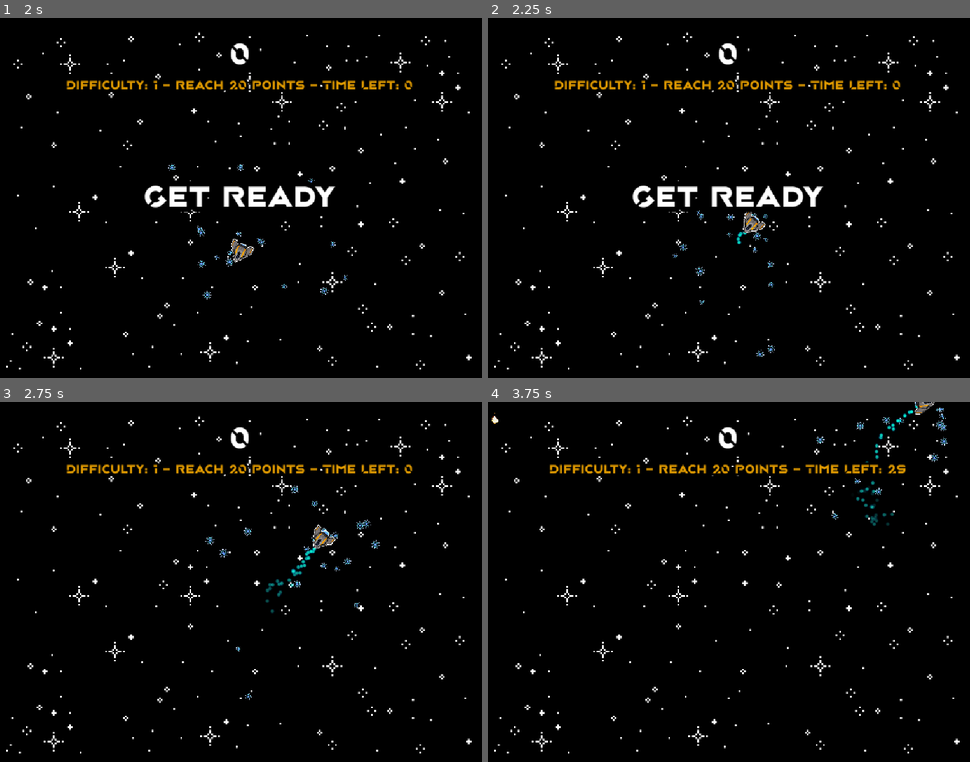
Above: before the commit, frames 1-4 (two rows, left to right).
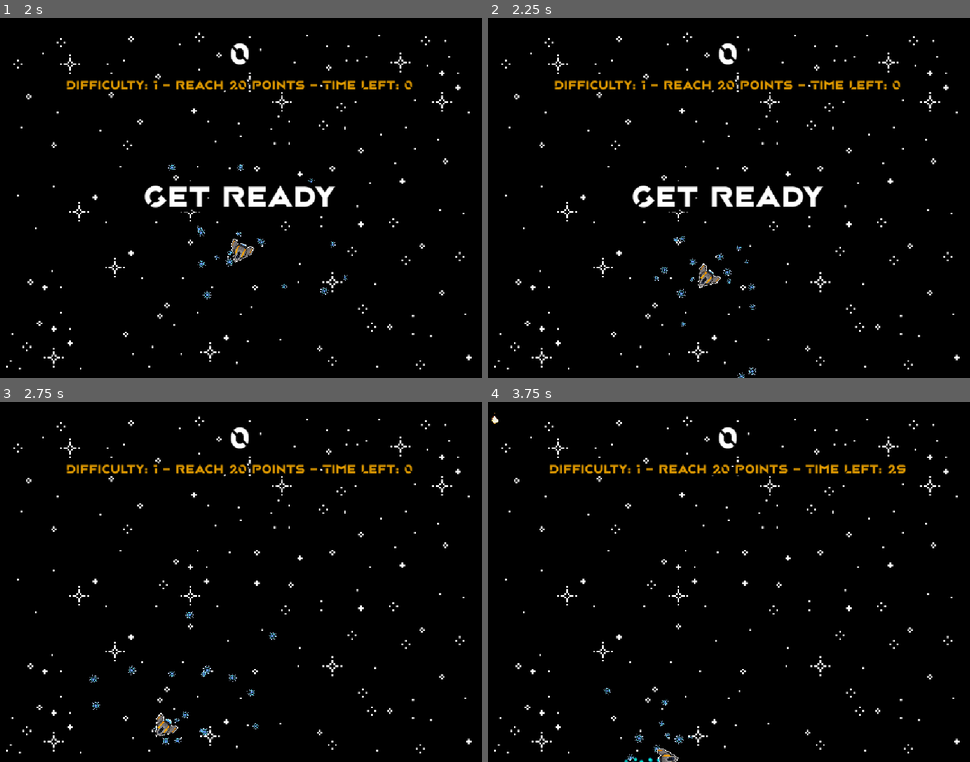
Above: after the commit, the same moments.

Repository: Ai-TaSAi/space_debris_polish
Game: Godot game, scene res://main.tscn
The game is run twice, just before and just after one commit, with the same random seed, the same clock (stepped at 60 frames per second) and the same inputs.
Inputs:
- Up to frame 1 (2 s): click "Start" at 0.5 s; tap Enter at 1.25 s; hold Right (move_right) from 1.28 s (still down); tap Space (nuke) at 1.35 s
- Up to frame 2 (2.25 s): release Right (move_right) at 2.03 s; hold Down (move_down) from 2.03 s (still down); tap Space (nuke) at 2.1 s
- Up to frame 3 (2.75 s): keep holding Down (move_down)
- Up to frame 4 (3.75 s): release Down (move_down) at 2.78 s; hold Right (move_right) 2.78-3.53 s; tap Space (nuke) at 2.85, 3.6 s; hold Up (move_up) from 3.53 s (still down)

Frame 1 is identical in both runs. In frame 2, 0.7% of the frame differs, in the area x 34-60%, y 53-100%; in frame 3, 1.0%, in the area x 18-79%, y 23-96%; in frame 4, 0.8%.

Commit message:
Gradual Deceleration - 1 hour

Diff:
--- a/godot_week_4/mob.gd
+++ b/godot_week_4/mob.gd
@@ -10,7 +10,7 @@
 # When mob has left the screen, eject it from the game.
 func _on_visible_on_screen_notifier_2d_screen_exited():
 	queue_free()
-	print("Killed self")
+	# print("Killed self")
 
 
 func kill_self ():
--- a/godot_week_4/player.gd
+++ b/godot_week_4/player.gd
@@ -7,11 +7,12 @@
 
 # New variables for the ship to use for rotational and speed. Speed can now be independently adjusted.
 var facing_degrees = 0
-var ship_speed = 0.8
 
 # Deceleration & Velocity Changes
 var velocity = Vector2.ZERO
-var deceleration = 0.1
+var ship_speed = 1
+
+var deceleration = 0.05
 
 var on_screen
 
@@ -25,6 +26,9 @@
 func _process(delta): # Runs the whole time.
 
 	if on_screen:
+
+		$ParticleThrust.emitting = false
+
 		# Left and Right now rotate the ship instead of making it go up and down.
 		if Input.is_action_pressed("move_right"):
 			facing_degrees += 5
@@ -36,16 +40,15 @@
 				facing_degrees = 360
 		# Fly ship forward or reverse it (though realistically, you're not able to reverse a ship in such manners)
 		if Input.is_action_pressed("move_up"):
-			velocity.x += cos(facing_degrees * PI / 180) * ship_speed
-			velocity.y += sin(facing_degrees * PI / 180) * ship_speed
+			velocity.x = cos(facing_degrees * PI / 180) * ship_speed
+			velocity.y = sin(facing_degrees * PI / 180) * ship_speed
+			$ParticleThrust.emitting = true
 		if Input.is_action_pressed("move_down"):
-			velocity.x -= cos(facing_degrees * PI / 180) * ship_speed
-			velocity.y -= sin(facing_degrees * PI / 180) * ship_speed
+			velocity.x = cos(facing_degrees * PI / 180) * ship_speed
+			velocity.y = sin(facing_degrees * PI / 180) * ship_speed
 
-		if (abs(velocity.x) + abs(velocity.y)) / 2 > 0.1:
-			$ParticleThrust.emitting = true
-		else:
-			$ParticleThrust.emitting = false
+		# print (velocity)
+
 
 		$ParticleThrust.rotation = ((facing_degrees + 180) * PI / 180)
 
@@ -57,15 +60,36 @@
 	$AnimatedSprite2D.rotation = (facing_degrees * PI / 180)
 
 	# Update code to only use fly animation, when ship is in motion.
-	if velocity.length() > 0: # Moving @ (1,1) = SQRT(2) is faster than simply moving cardinal. Normalizing prevents that.
-		velocity = velocity.normalized() * speed
+	if ((abs(velocity.x) + abs(velocity.y)) / 2 > 0.1): # Moving @ (1,1) = SQRT(2) is faster than simply moving cardinal. Normalizing prevents that.
 		# Play sprite if moving. Else don't.
 		$AnimatedSprite2D.play()
 		$AnimatedSprite2D.animation = "fly"
 	else:
 		$AnimatedSprite2D.stop()
 
-	position += velocity * delta # Modify character position based on the velocity, by the system FPS.
+	#
+	if (abs(velocity.x) > 0):
+		if (velocity.x > 0):
+			velocity.x -= deceleration * abs(cos(facing_degrees * PI / 180))
+		else:
+			velocity.x += deceleration * abs(cos(facing_degrees * PI / 180))
+
+		if (abs(velocity.x) < deceleration):
+			velocity.x = 0
+
+	if (abs(velocity.y) > 0):
+		if (velocity.y > 0):
+			velocity.y -= deceleration * abs(sin(facing_degrees * PI / 180))
+		else:
+			velocity.y += deceleration * abs(sin(facing_degrees * PI / 180))
+
+		if (abs(velocity.y) < deceleration):
+			velocity.y = 0
+
+	print(velocity)
+
+	position.x += velocity.x * delta * speed # Modify character position based on the velocity, by the system FPS.
+	position.y += velocity.y * delta * speed
 	position = position.clamp(Vector2.ZERO, screen_size) # Clamp prevents the character from leaving the screen.
 
 	# Choosing animation files to play based on direction of sprite - OLD CODE, NOT USED ANYMORE.
@@ -97,6 +121,9 @@
 	facing_degrees = 270
 	show()
 	on_screen = true
+
+	velocity = Vector2.ZERO
+
 	$ParticleBurst.emitting = false
 
 	$ParticleThrust.emitting = false
